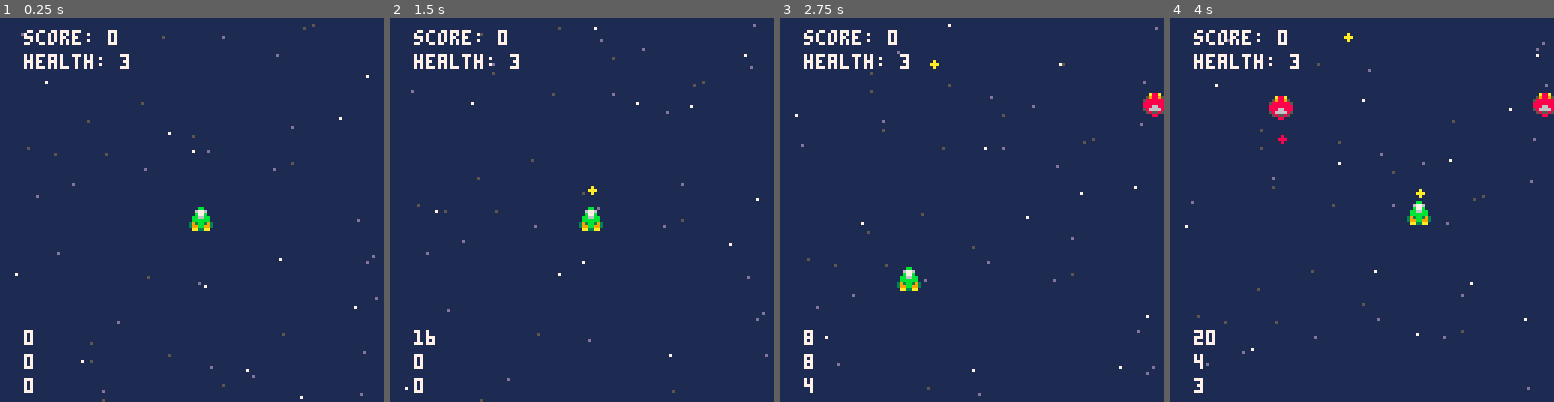
Above: before the commit, frames 1-4 (left to right).
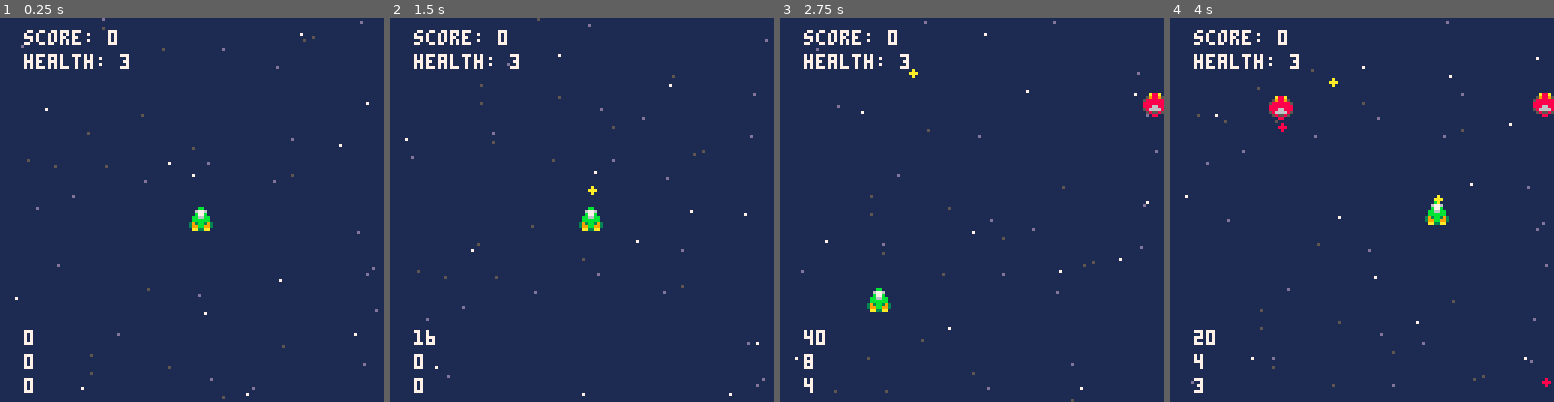
Above: after the commit, the same moments.

Repository: djc5627/pico8-first-game
Game: PICO-8 cartridge first_game.p8
The game is run twice, just before and just after one commit, with the same random seed, the same clock (stepped at 60 frames per second) and the same inputs.
Inputs:
- Up to frame 1 (0.25 s): no input
- Up to frame 2 (1.5 s): tap O (Z key) at 0.33, 0.7, 1.43 s; tap X (X key) at 1.07 s
- Up to frame 3 (2.75 s): hold Left 1.97-2.37 s; tap X (X key) at 2.07, 2.4, 2.73 s; tap O (Z key) at 2.22 s; hold Down from 2.42 s (still down)
- Up to frame 4 (4 s): release Down at 2.82 s; hold Right 2.87-3.53 s; tap X (X key) at 3.07, 3.4, 3.73 s; tap O (Z key) at 3.1, 3.98 s; hold Up from 3.58 s (still down)

The runs differ from the first frame. In frame 1, 0.6% of the frame differs, in the area x 3-99%, y 0-100%; in frame 2, 0.6%; in frame 3, 1.3%; in frame 4, 1.3%, in the area x 3-100%, y 0-97%.

Commit message:
Transition to new movement system for player. Fix cobberstoning on player. Move code to update60 for 60fps. Select good movement speed for player.

Diff:
--- a/src/bullet.lua
+++ b/src/bullet.lua
@@ -1,5 +1,5 @@
 bullet = entity:new({
-    spd = 3,
+    spd = 1.4,
     dirX = 0,
     dirY = -1,
     rad = 1,
--- a/src/main.lua
+++ b/src/main.lua
@@ -1,10 +1,17 @@
 --- TODO
 -- [] Minimize hit.lua to ignore hit direction
--- [] Fix cobblestoning on player (enemies too?)
--- [] Move code to update60 for 60fps (adjust speeds)
+-- [] Rename vars to match casing conventions
+-- [] Smooth out cardinal direction movement
 
--- Working
--- [] Move to new input system
+--- Working
+-- [] Banking
+
+--- Done
+-- [X] Move to new input system
+-- [X] Fix cobblestoning on player (enemies too?)
+-- [X] Normalize diagonals movement
+-- [X] Move code to update60 for 60fps (adjust speeds)
+-- [X] Pick a good movement speed
 
 game_states = {"playing", "game_over"}
 state = "playing"
@@ -19,7 +26,7 @@
     bullets = {}
 end
 
-function _update()
+function _update60()
     -- Restart Game when over
     if state == "game_over" then
         if btnp(4) or btnp(5) then
--- a/src/player.lua
+++ b/src/player.lua
@@ -31,63 +31,37 @@
 
 butarr={1,2,0,3,5,6,3,4,8,7,4,0,1,2,0}
 butarr[0]=0
-dirx={-1,1,0,0,-1,1,1,-1}
-diry={0,0,-1,1,-1,-1,1,1}
+dirx={-1,1,0,0,-0.75,0.75,0.75,-0.75}
+diry={0,0,-1,1,-0.75,-0.75,0.75,0.75}
 
-playerSpeed = 2
+playerSpeed = 1.4
 playerWidth = 8
 playerHeight = 8
-storedMoveX = 0.0
-storedMoveY = 0.0
 playerShootDelay = 0.2
 playerLastShootTime = 0
-playerLastDir = {0, 0}
+playerLastDir = 0
 
 
 function _init_player()
     playerHealth = 3
     playerPosX = 63
     playerPosY = 63
+    playerLastDir = 0
 end
 
 function _move_player()
     local dir = butarr[btn()&0b1111]
+
+    if playerLastDir!=dir and dir>=5 then
+        --Anti-cobblestone on diagonals
+        playerPosX = flr(playerPosX) + 0.5
+        playerPosY = flr(playerPosY) + 0.5
+    end
+
     if dir > 0 then
         playerPosX += dirx[dir]*playerSpeed
         playerPosY += diry[dir]*playerSpeed
     end
---[[
-    -- normalize diagonal movement so speed is constant
-    local dx = playerDirX * 1.0
-    local dy = playerDirY * 1.0
-
-    if dx ~= 0 and dy ~= 0 then
-        -- when moving diagonally, divide by sqrt(2) to keep total speed equal
-        -- sqrt(2) only works because the playerDirX and playerDirY are either -1, 0, or 1
-        -- so the length of the vector (dx, dy) is always sqrt(2) when both are non-zero
-        local inv = 1 / sqrt(2)
-        dx *= inv
-        dy *= inv
-    end
-
-    storedMoveX = storedMoveX + (dx * playerSpeed)
-    storedMoveY = storedMoveY + (-dy * playerSpeed)
-
-    playerPosX += flr(storedMoveX)
-    playerPosY += flr(storedMoveY)
-
-    storedMoveX = storedMoveX % 1
-    storedMoveY = storedMoveY % 1
-
-    printh("playerLastDir: "..playerLastDir[1]..","..playerLastDir[2].."currentDir: "..playerDirX..","..playerDirY)
-    printh(playerLastDir != {playerDirX,playerDirY})
-    if playerLastDir != {playerDirX,playerDirY} and dx ~= 0 and dy ~= 0 then
-        playerPosX = flr(playerPosX) + 0.5
-        playerPosY = flr(playerPosY) + 0.5
-    end
-
-    playerLastDir = {playerDirX,playerDirY}
-    --]]
 end
 
 function _shoot()
